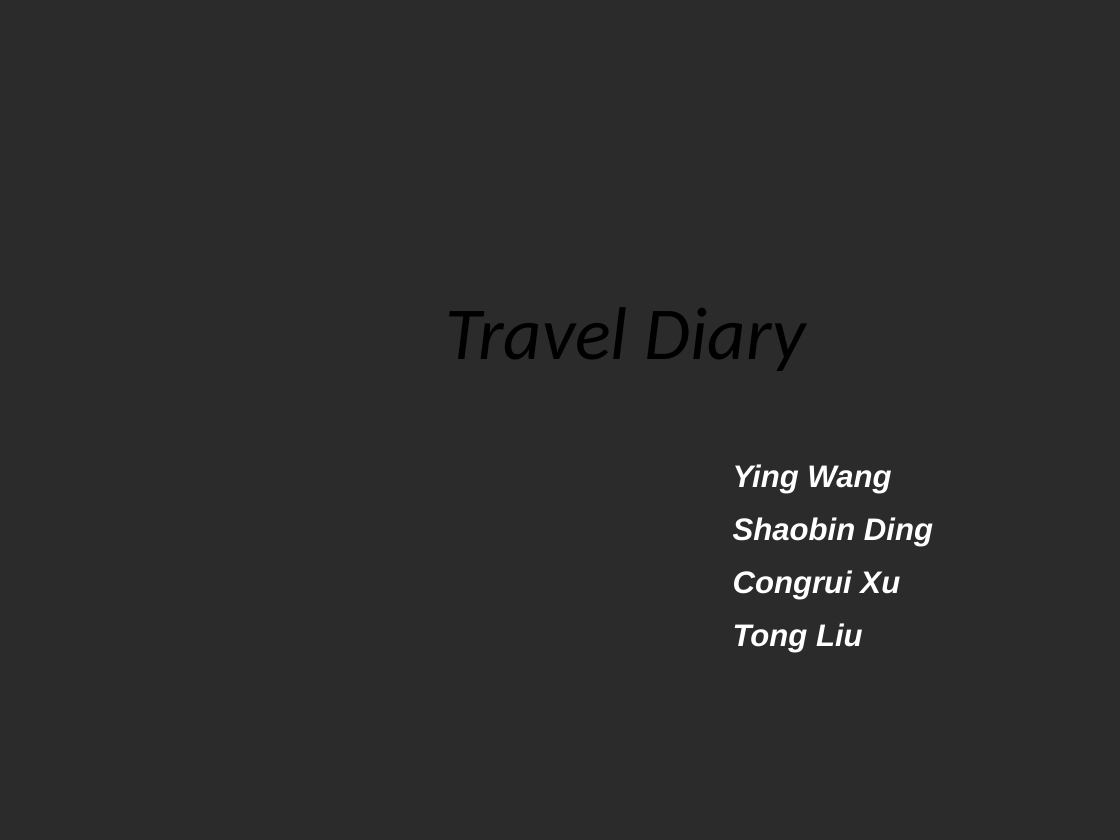
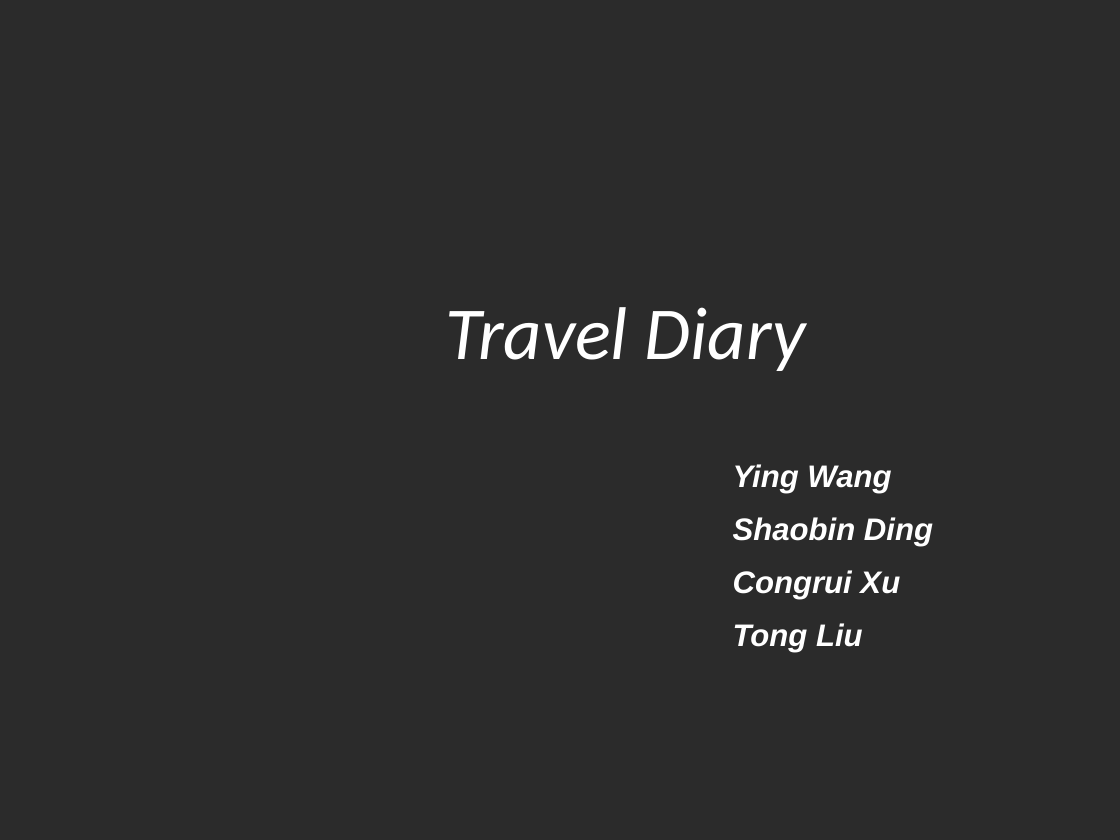
Before and after one commit to fighteriris/512_Final, a slide deck: slide 1 of 512副本.pptx. Drawn at 1120x840 pixels with LibreOffice and Linux fonts; fonts in the diff are those of the drawing; background and template pictures are left out; a plain dark background stands for a picture behind light text. Boxes give left, top, right and bottom in pixels: in the first picture for what was removed or moved away, otherwise in the second. Text is boxed around its words. In the diff, an @@ line names an element or a change of style, - is before the commit and + after.

```diff
--- a/512副本.pptx
+++ b/512副本.pptx
@@ subtitle "Travel Diary" at [445,307,806,371]: text colour #000000 to #FFFFFF @@
```
Also in this commit, not shown: 3 other slides changed, 2 slides removed.
